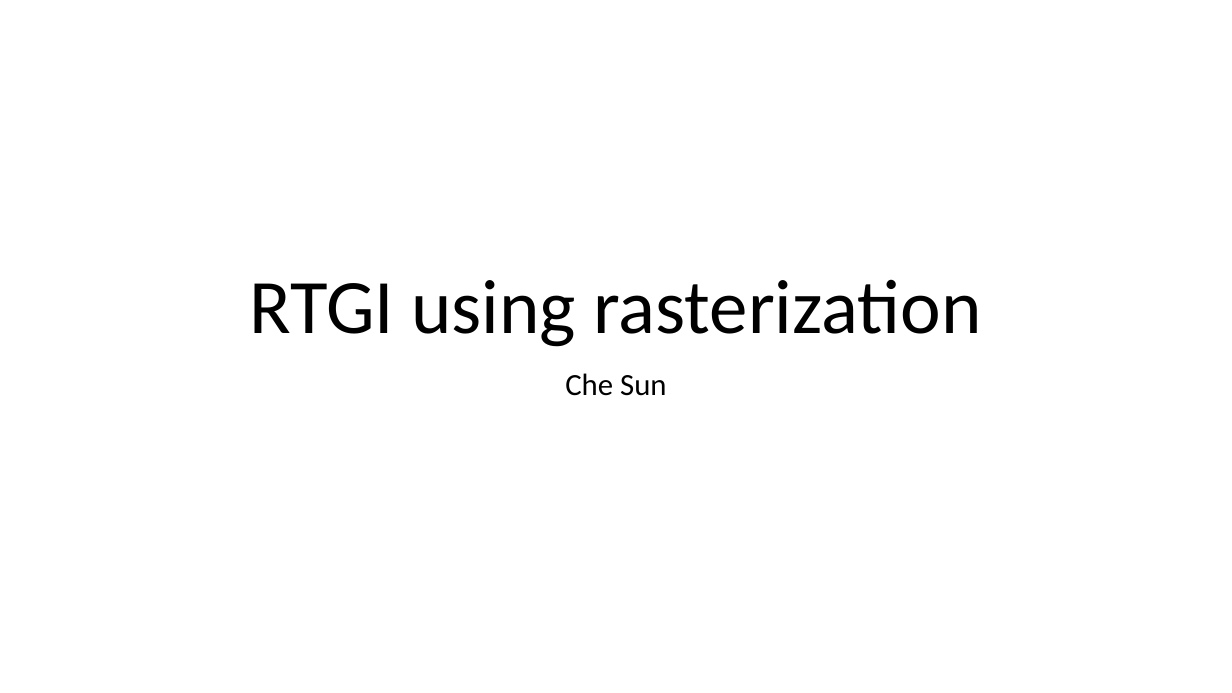
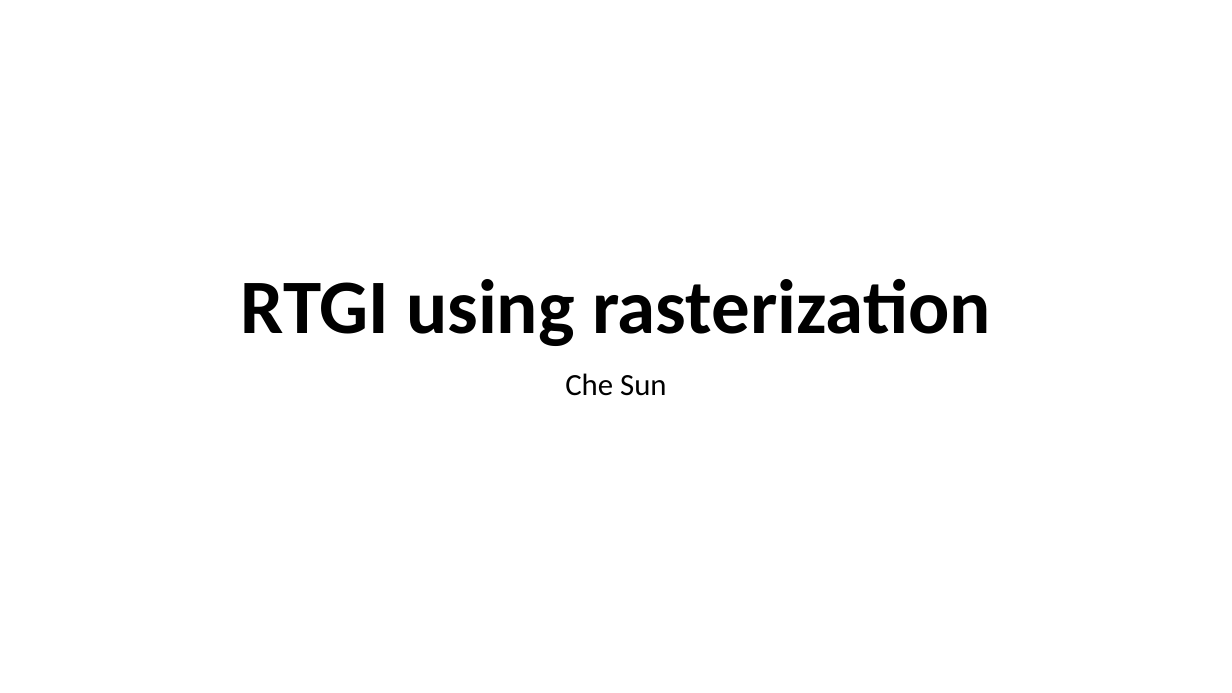
Before and after one commit to jazzboysc/RTGI, a slide deck: slide 1 of Docs/RTGI using rasterization.pptx. Drawn at 1232x693 pixels with LibreOffice and Linux fonts; fonts in the diff are those of the drawing. Boxes give left, top, right and bottom in pixels: in the first picture for what was removed or moved away, otherwise in the second. Text is boxed around its words. In the diff, an @@ line names an element or a change of style, - is before the commit and + after.

```diff
--- a/Docs/RTGI using rasterization.pptx
+++ b/Docs/RTGI using rasterization.pptx
@@ title "RTGI using rasterization" at (241, 279, 991, 346): bold on @@
```
Also in this commit, not shown: 2 other slides changed.
